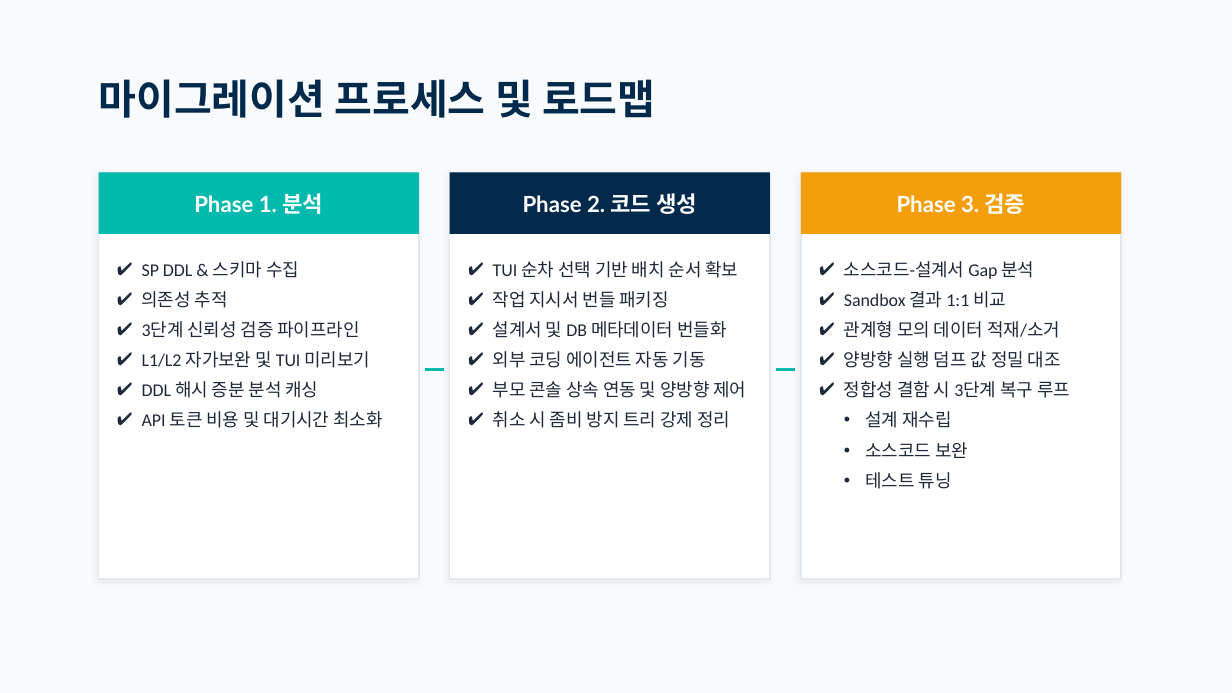
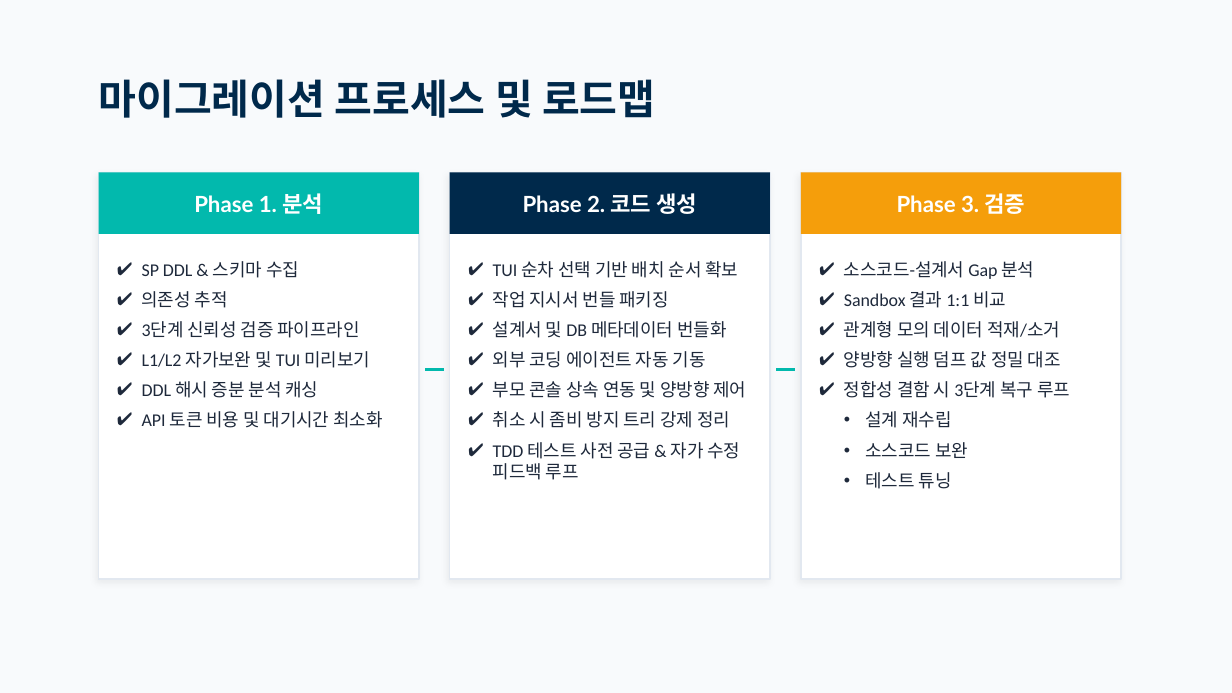
Before and after one commit to moondae815/ReSet, a slide deck: slide 9 of docs/ReSet_Presentation.pptx. Drawn at 1232x693 pixels with LibreOffice and Linux fonts; fonts in the diff are those of the drawing. Boxes give left, top, right and bottom in pixels: in the first picture for what was removed or moved away, otherwise in the second. Text is boxed around its words. In the diff, an @@ line names an element or a change of style, - is before the commit and + after.

```diff
--- a/docs/ReSet_Presentation.pptx
+++ b/docs/ReSet_Presentation.pptx
@@ text at box(493, 442, 740, 480): paragraph added @@
+✔ TDD 테스트 사전 공급 & 자가 수정 피드백 루프
```
Also in this commit, not shown: 1 other slide changed.
